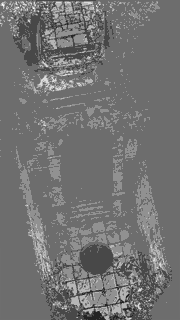
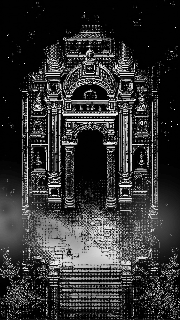
Layer changes from the first 180x320 image to the second:
added group "pt3" with 16 layers above "pt2" over 0, 0, 180, 320
added layer "spr_world_fg_18" in group "pt3" over 0, 0, 180, 320
added layer "spr_world_bg_18" in group "pt3" over 0, 0, 180, 320
hid group "pt2" (22 layers) over 0, 0, 180, 320
hid "spr_bg_story_dungeon2fg" over 0, 93, 180, 205
hid "spr_bg_story_dungeon2bg" over 0, 0, 180, 320
